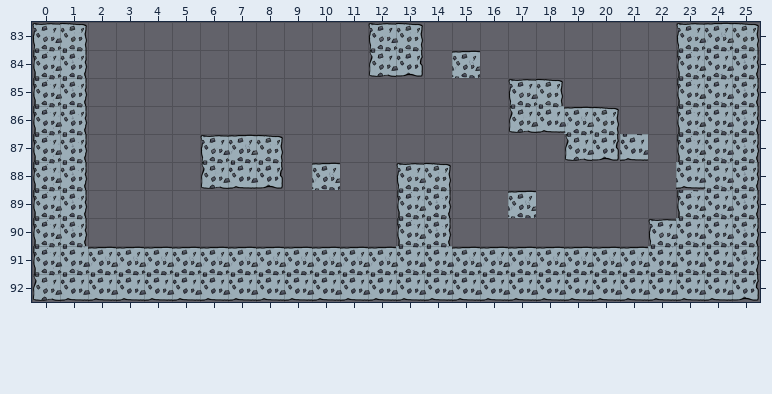
Level history. Tiled map: lvls/finallvl.tmx. Above is the file before it was changed.
Cells are 80x80 px. Shown: x 0..25, y 83..92.
And afterwards:
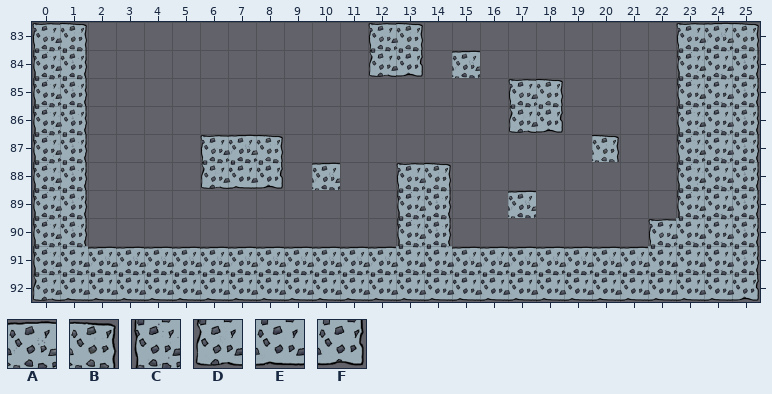
Key: from "stoned": A 1, B 2, C 3, D 6, E 7, F 8.
_ is an empty cell.
Tiles replaced or removed in this view: A, B, D, E, F.
Commit: mademore lvl
Change:
Changed rows in their new state; . is an unchanged cell.
Layer "Solid":
first column x 18:
86 F__...
87 ._B_..
88 .....C
